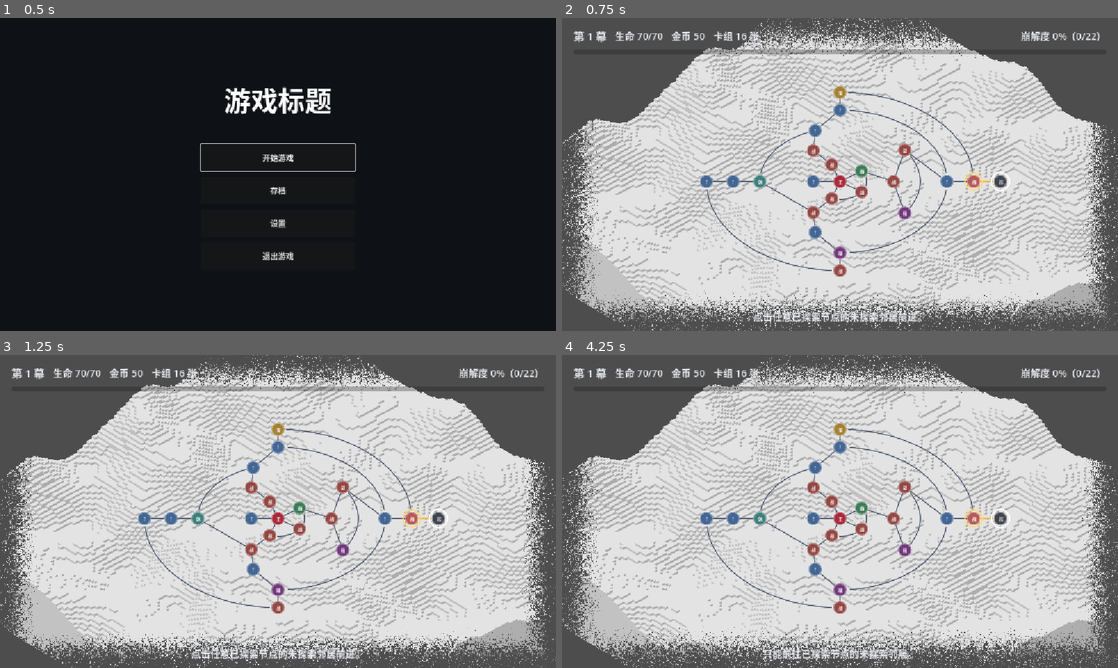
Above: before the commit, frames 1-4 (two rows, left to right).
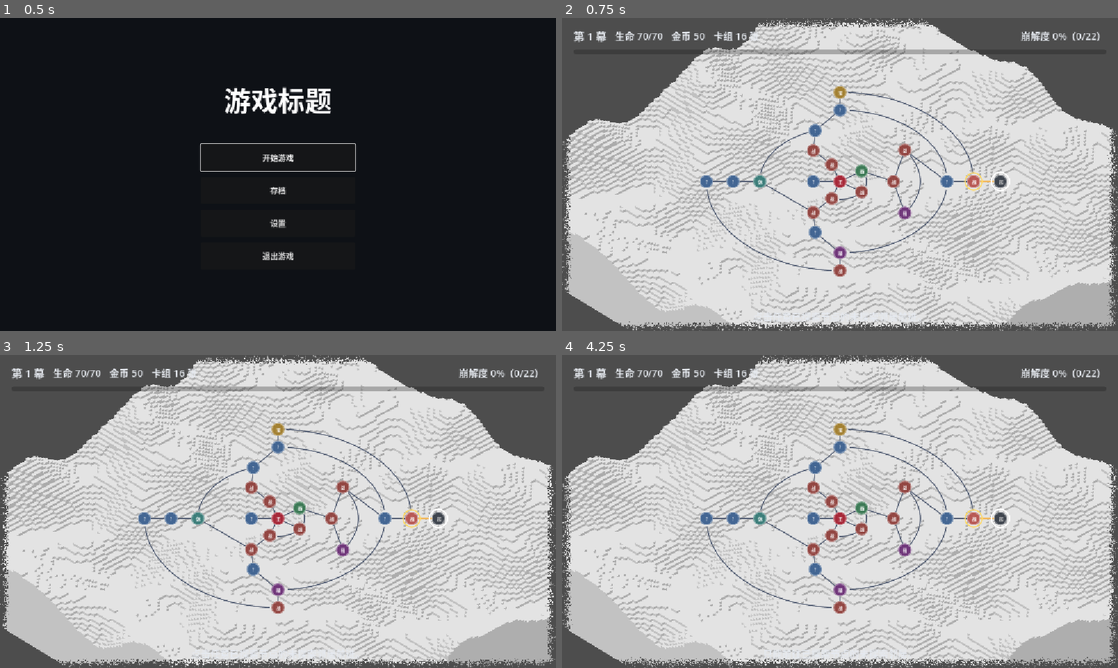
Above: after the commit, the same moments.

Repository: universalMushroomField/Watch
Game: Godot game, scene res://ui/start_menu/start_menu.tscn
The game is run twice, just before and just after one commit, with the same random seed, the same clock (stepped at 60 frames per second) and the same inputs.
Inputs (mouse positions are in pixels of both pictures, inside the frame that each line leads up to):
- Up to frame 1 (0.5 s): no input
- Up to frame 2 (0.75 s): click "开始游戏" at 0.5 s
- Up to frame 3 (1.25 s): no input
- Up to frame 4 (4.25 s): drag from (840, 517) to (895, 442) at 1.27 s; drag from (728, 527) to (812, 574) at 2.02 s; move the mouse to (895, 442) at 2.77 s; click (895, 442) at 2.92 s; drag from (812, 574) to (673, 464) at 3.52 s

Frame 1 is identical in both runs. In frame 2, 11% of the frame differs, in the area x 0-100%, y 0-100%; in frame 3, 11%; in frame 4, 11%.

Commit message:
更改边缘大小

Diff:
--- a/map/templates/map_layer_0.tscn
+++ b/map/templates/map_layer_0.tscn
@@ -7,9 +7,13 @@
 render_priority = 0
 shader = ExtResource("2_edge")
 shader_parameter/terrain_color = Color(1, 1, 1, 1)
-shader_parameter/edge_width = 0.17999999597665
+shader_parameter/edge_width = 0.049999998882409996
 shader_parameter/block_size = 2.0
-shader_parameter/breakup = 0.6999999843536
+shader_parameter/breakup = 0.8
+shader_parameter/flow_direction = Vector2(0.6, 0.8)
+shader_parameter/flow_speed = 1.999999955296
+shader_parameter/noise_detail = 2.0
+shader_parameter/contrast = 1.5
 
 [node name="MapLayer0" type="Node3D" unique_id=2057812014]
 
